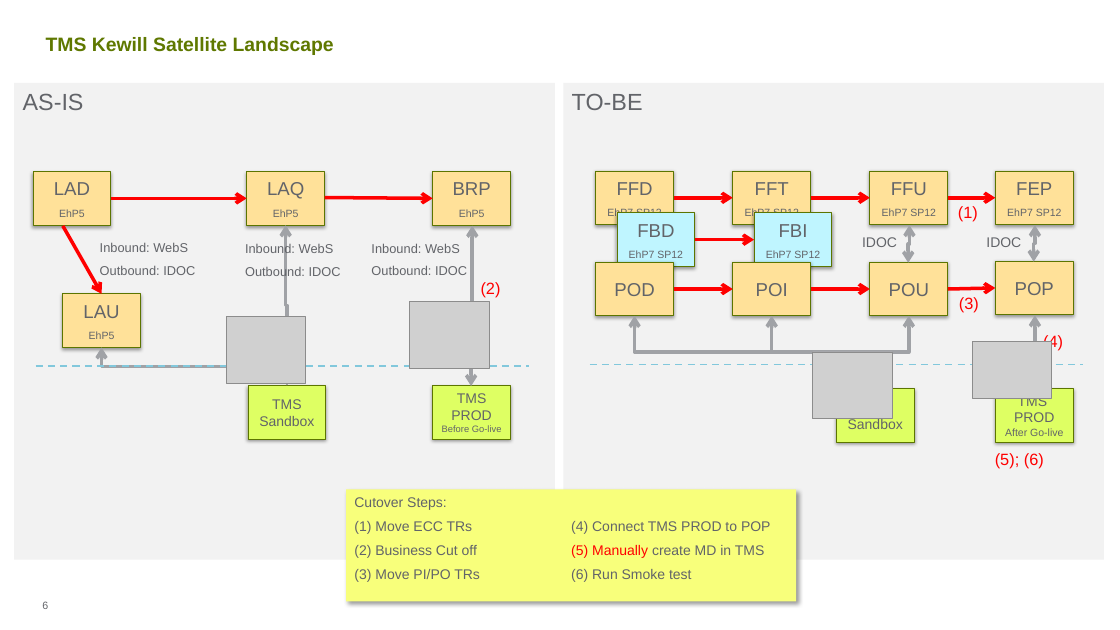
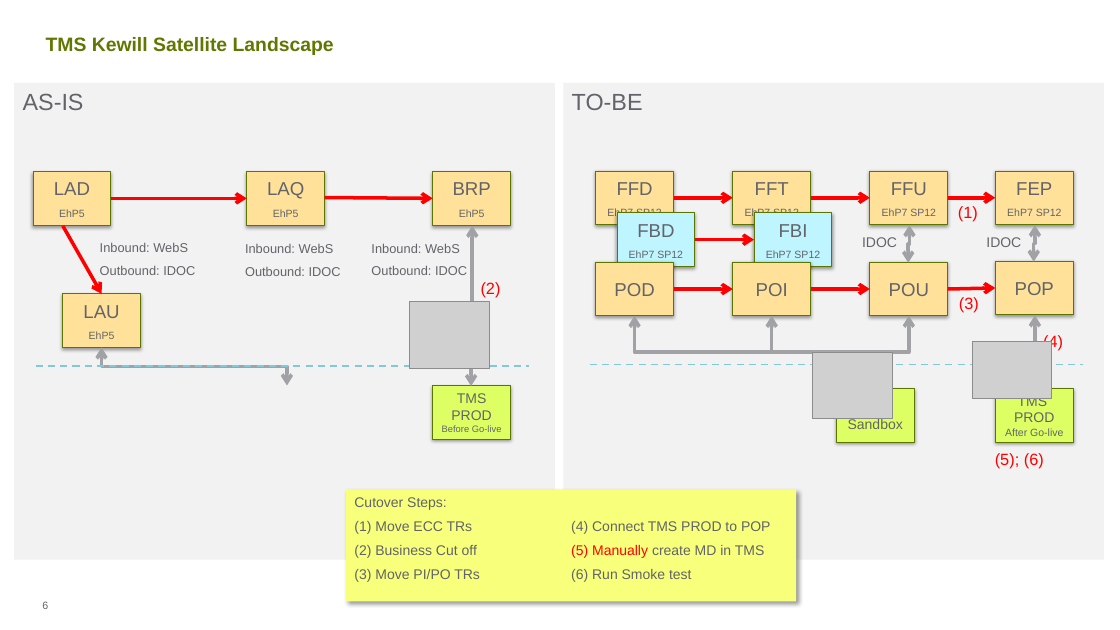
Before and after one commit to ldaher/syngenta-appmap, a slide deck: slide 6 of Satellite Status Report 20161107 vGC.PPTX. Drawn at 1120x630 pixels with LibreOffice and Linux fonts; fonts in the diff are those of the drawing; grey boxes stand for pictures; background and template pictures are left out. Boxes give left, top, right and bottom in pixels: in the first picture for what was removed or moved away, otherwise in the second. Text is boxed around its words. In the diff, an @@ line names an element or a change of style, - is before the commit and + after.

```diff
--- a/Satellite Status Report 20161107 vGC.PPTX
+++ b/Satellite Status Report 20161107 vGC.PPTX
@@ elbow double arrow removed from (286, 225) to (287, 386) @@
@@ picture removed at <box>226,317,305,384</box> @@
@@ rectangle removed at <box>248,386,326,439</box> @@
-TMS Sandbox
```
Also in this commit, not shown: 13 other slides changed, 2 other files.
